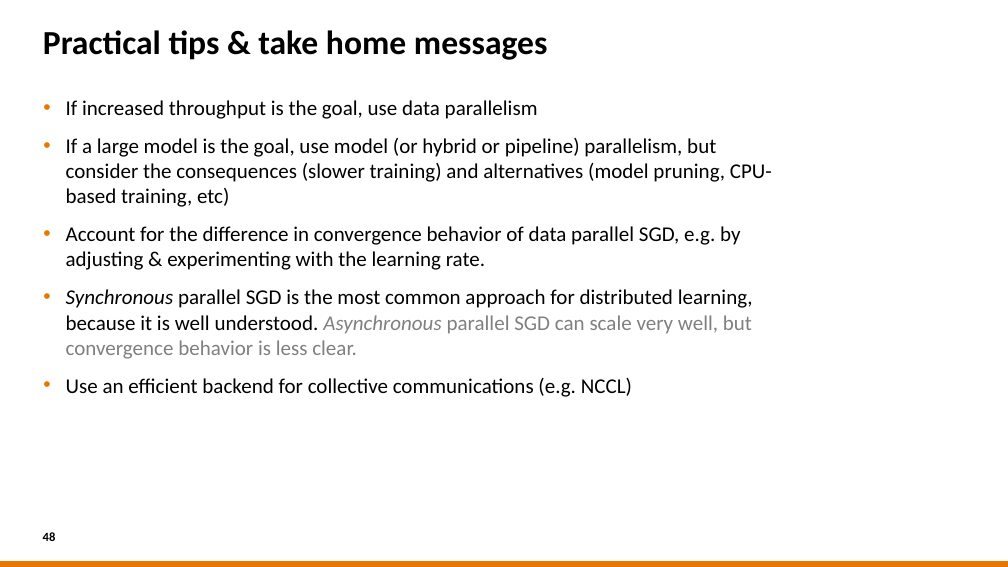
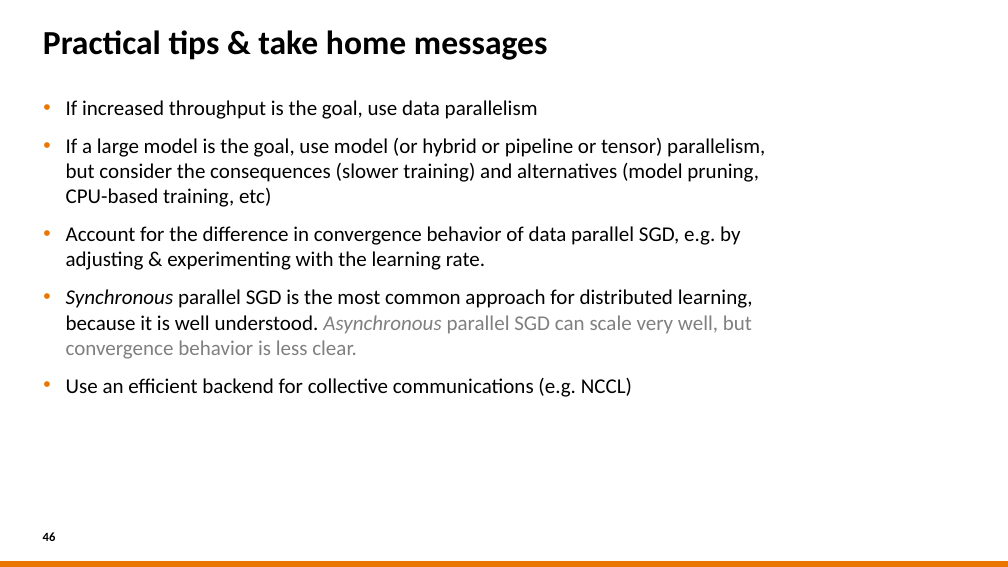
Before and after one commit to sara-nl/HPML-course-materials, a slide deck: slide 46 of Day2/slides/Parallel_Computing_for_DL.pptx (slide 48 before the commit). Drawn at 1008x567 pixels with LibreOffice and Linux fonts; fonts in the diff are those of the drawing; background and template pictures are left out. Boxes give left, top, right and bottom in pixels: in the first picture for what was removed or moved away, otherwise in the second. Text is boxed around its words. In the diff, an @@ line names an element or a change of style, - is before the commit and + after.

```diff
--- a/Day2/slides/Parallel_Computing_for_DL.pptx
+++ b/Day2/slides/Parallel_Computing_for_DL.pptx
@@ text at [66,138,765,207]: text changed @@
-• If a large model is the goal, use model (or hybrid or pipeline) parallelism, but consider the consequences (slower training) and alternatives (model pruning, CPU-based training, etc)
+• If a large model is the goal, use model (or hybrid or pipeline or tensor) parallelism, but consider the consequences (slower training) and alternatives (model pruning, CPU-based training, etc)
```
Also in this commit, not shown: 16 other slides changed, 1 slide added, 3 slides removed, 6 other files.
